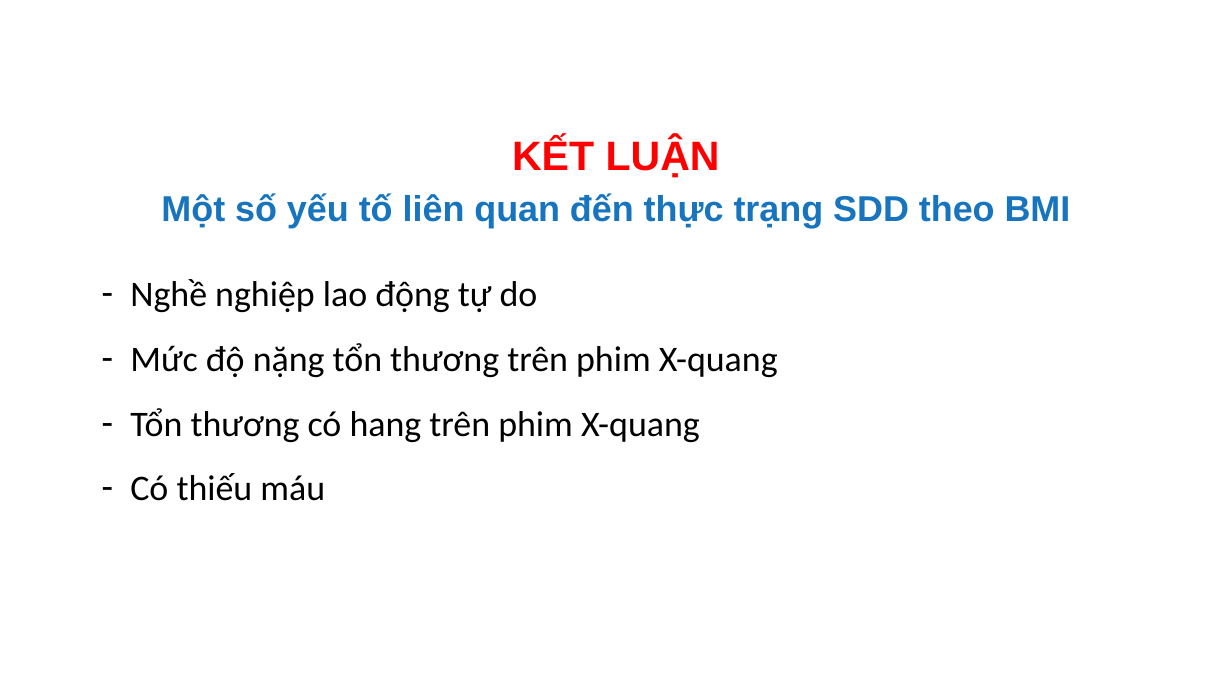
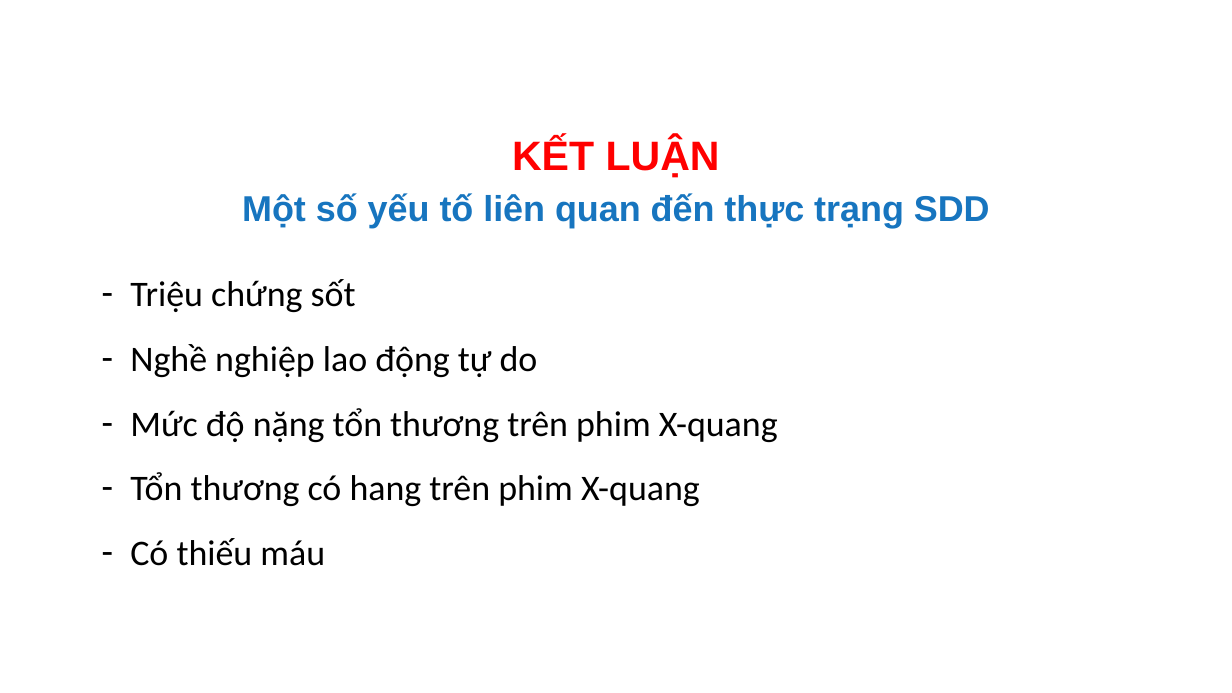
Before and after one commit to MedPocket/HPMUGraduation-thesis, a slide deck: slide 35 of Thuc-trang-va-mot-so-yeu-to-lien-quan-dinh-duong-BN-lao-phoi_Nhat-Nguyen.pptx. Drawn at 1232x693 pixels with LibreOffice and Linux fonts; fonts in the diff are those of the drawing; background and template pictures are left out. Boxes give left, top, right and bottom in pixels: in the first picture for what was removed or moved away, otherwise in the second. Text is boxed around its words. In the diff, an @@ line names an element or a change of style, - is before the commit and + after.

```diff
--- a/Thuc-trang-va-mot-so-yeu-to-lien-quan-dinh-duong-BN-lao-phoi_Nhat-Nguyen.pptx
+++ b/Thuc-trang-va-mot-so-yeu-to-lien-quan-dinh-duong-BN-lao-phoi_Nhat-Nguyen.pptx
@@ text at (242, 193, 990, 228): text changed @@
-Một số yếu tố liên quan đến thực trạng SDD theo BMI
+Một số yếu tố liên quan đến thực trạng SDD
@@ text at (130, 279, 356, 312): paragraph added @@
+– Triệu chứng sốt
```
Also in this commit, not shown: 1 other file.
